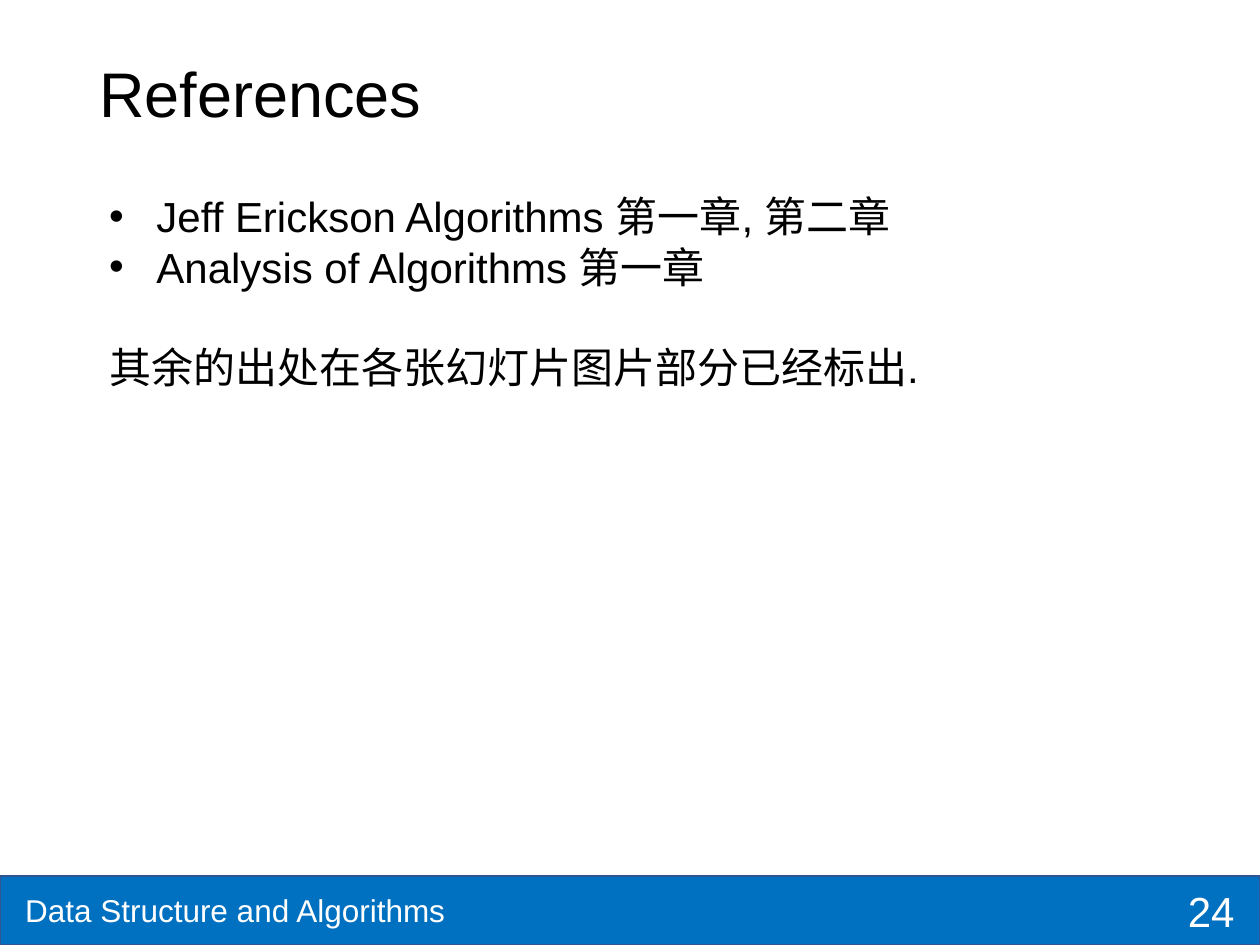
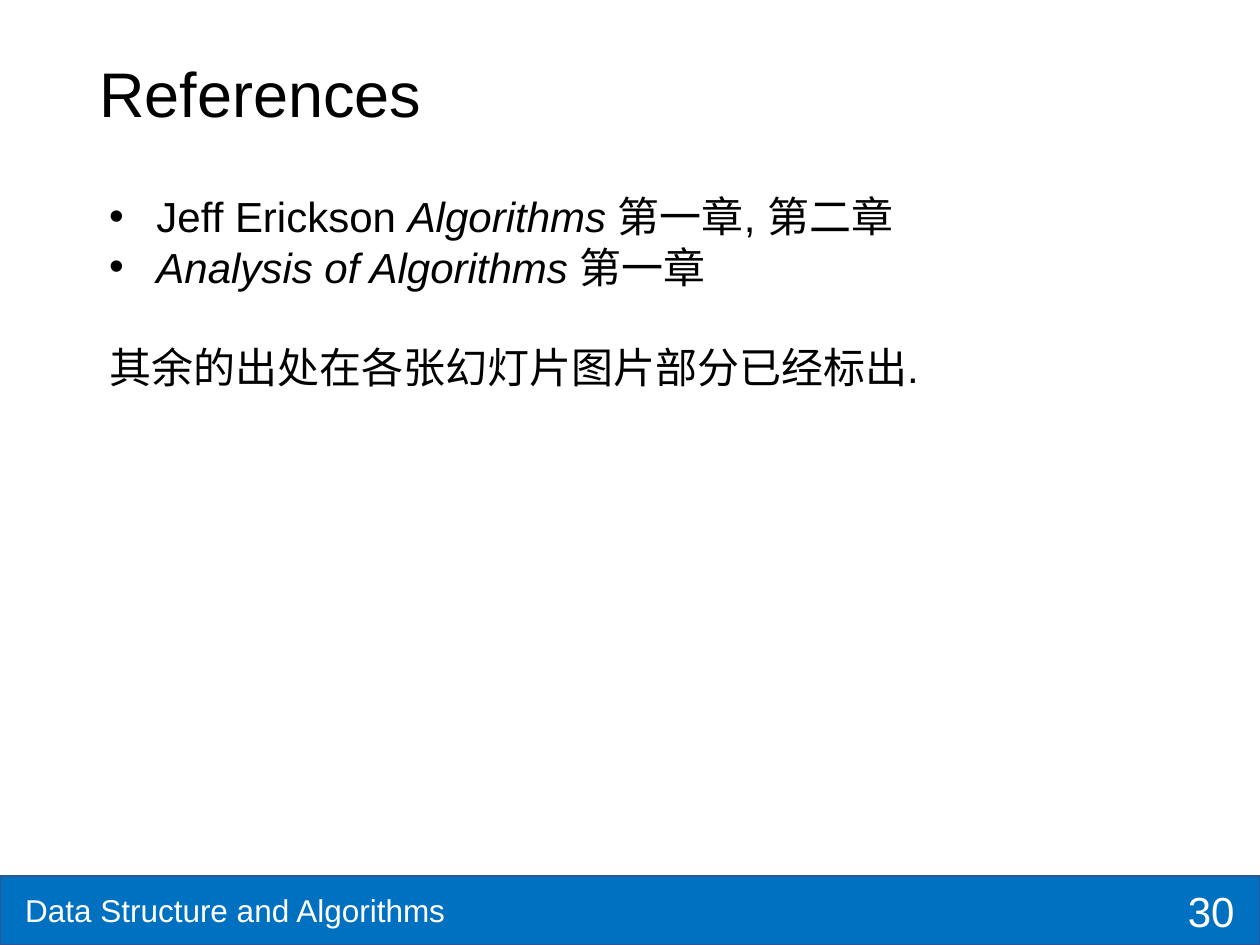
Before and after one commit to shzaiz/dx-public, a slide deck: slide 30 of notes/notes/ds-algo/ch3-recursive.pptx (slide 24 before the commit). Drawn at 1260x945 pixels with LibreOffice and Linux fonts; fonts in the diff are those of the drawing; background and template pictures are left out. Boxes give left, top, right and bottom in pixels: in the first picture for what was removed or moved away, otherwise in the second. Text is boxed around its words. In the diff, an @@ line names an element or a change of style, - is before the commit and + after.

```diff
--- a/notes/notes/ds-algo/ch3-recursive.pptx
+++ b/notes/notes/ds-algo/ch3-recursive.pptx
@@ text at [156,196,893,291]: italic on in "Algorithms", "Analysis of Algorithms" @@
@@ page number at [1188,897,1235,928]: text changed @@
-24
+30
```
Also in this commit, not shown: 1 other slide changed, 6 slides added, 16 other files.
